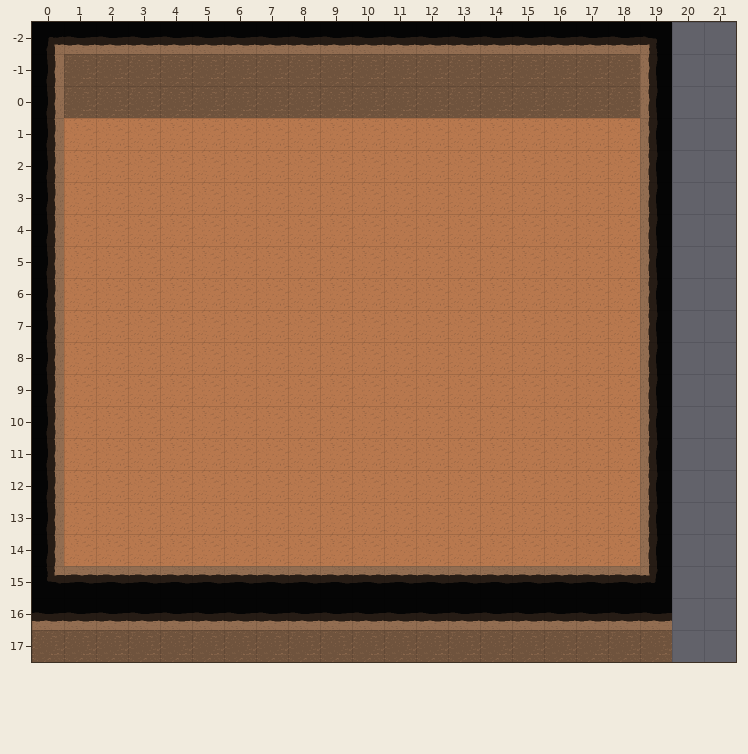
Tiled map, stored at Workfiles/Maps/test.tmx. The picture above was drawn from the file before the commit.
Cells are 64x64 px. Shown: x 0..21, y -2..17. The old version is drawn lined up with the new one.
After the commit:
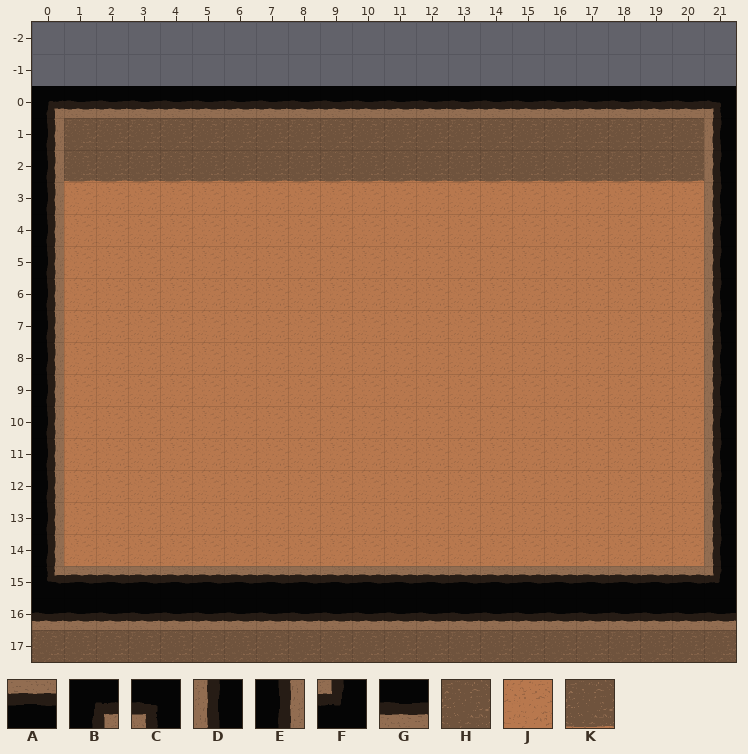
Key: from "tilesetLD33": A 9, B 11, C 12, D 16, E 18, F 20, G 25, H 32, J 34, K 41.
_ is an empty cell.
The edit:
map size 20x20 -> 22x18 cells (old content now starts at 0,-2; both pictures use the new coordinates)
Layer "Tile Layer 1":
y -2: x 0..19 BGGGGGGGGGGGGGGGGGGC -> ____________________
y -1: x 0..19 EHHHHHHHHHHHHHHHHHHD -> ____________________
y 0: x 0..21 EHHHHHHHHHHHHHHHHHHD__ -> BGGGGGGGGGGGGGGGGGGGGC
y 1: x 1..21 JJJJJJJJJJJJJJJJJJD__ -> HHHHHHHHHHHHHHHHHHHHD
y 2: x 1..21 JJJJJJJJJJJJJJJJJJD__ -> KKKKKKKKKKKKKKKKKKKKD
y 3..14: x 19..21 D__ -> JJD
y 15: x 19..21 F__ -> AAF
y 16: x 20..21 __ -> GG
y 17: x 20..21 __ -> HH
Pixel boxes of the changes (left, top, right, bottom) in both pictures:
changed: (32, 22, 736, 662)
